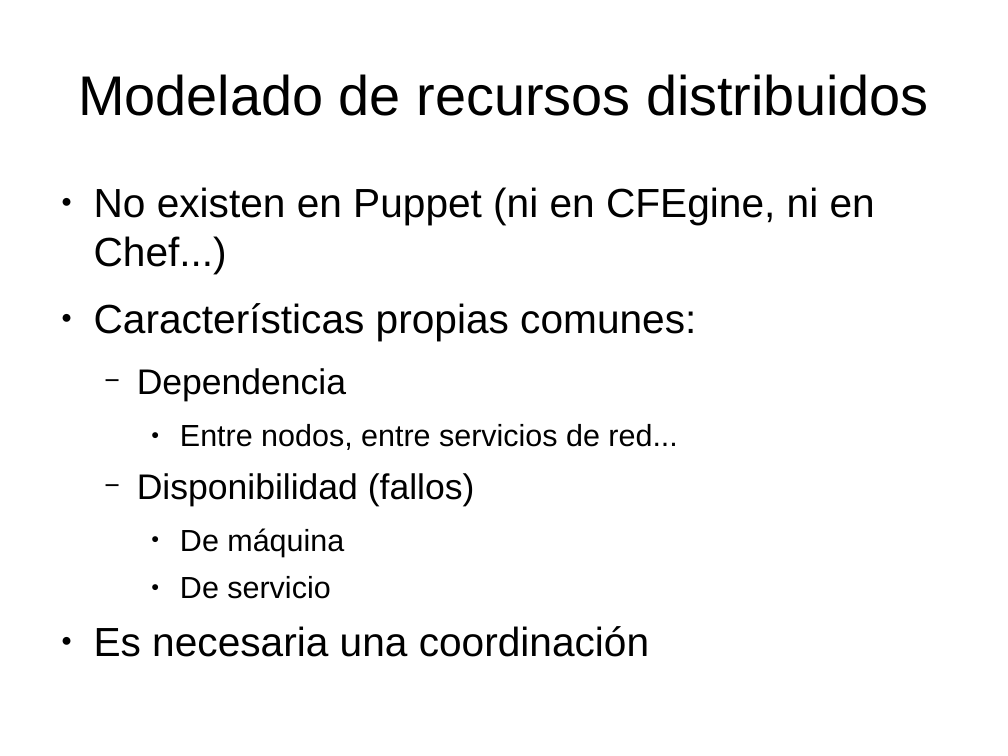
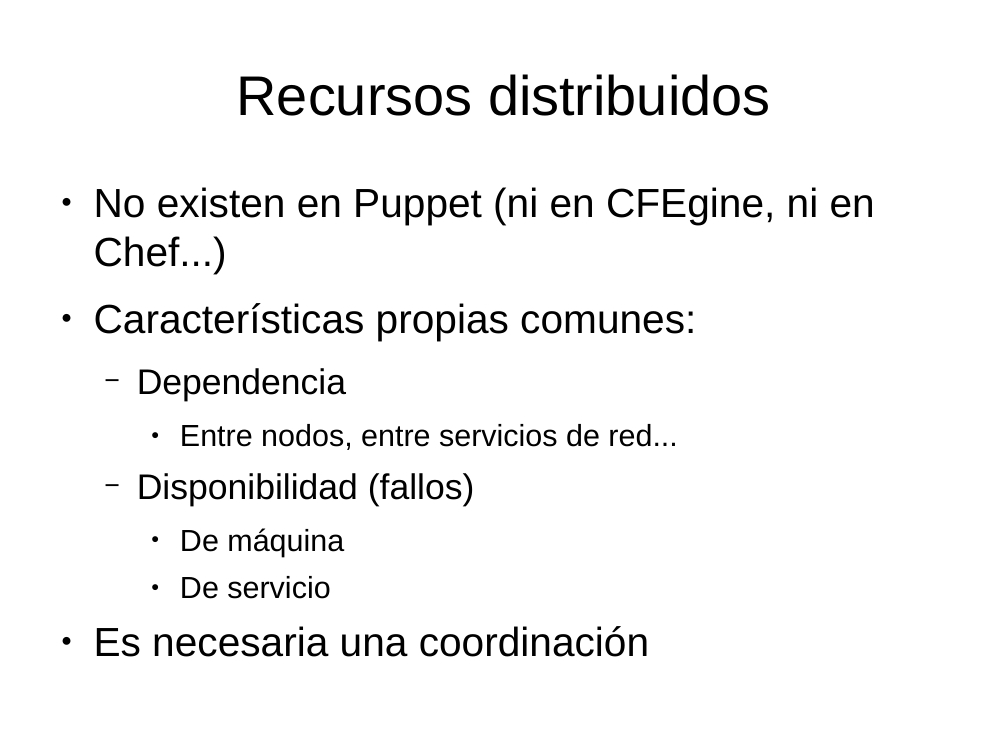
Before and after one commit to dcere/pfc, a slide deck: slide 8 of adm/presentacion/presentacion.odp. Drawn at 1008x756 pixels with LibreOffice and Linux fonts; fonts in the diff are those of the drawing. Boxes give left, top, right and bottom in pixels: in the first picture for what was removed or moved away, otherwise in the second. Text is boxed around its words. In the diff, an @@ line names an element or a change of style, - is before the commit and + after.

```diff
--- a/adm/presentacion/presentacion.odp
+++ b/adm/presentacion/presentacion.odp
@@ title at (237, 74, 770, 116): text changed @@
-Modelado de recursos distribuidos
+Recursos distribuidos
```
Also in this commit, not shown: 11 other slides changed, 1 slide removed, 1 other file.
